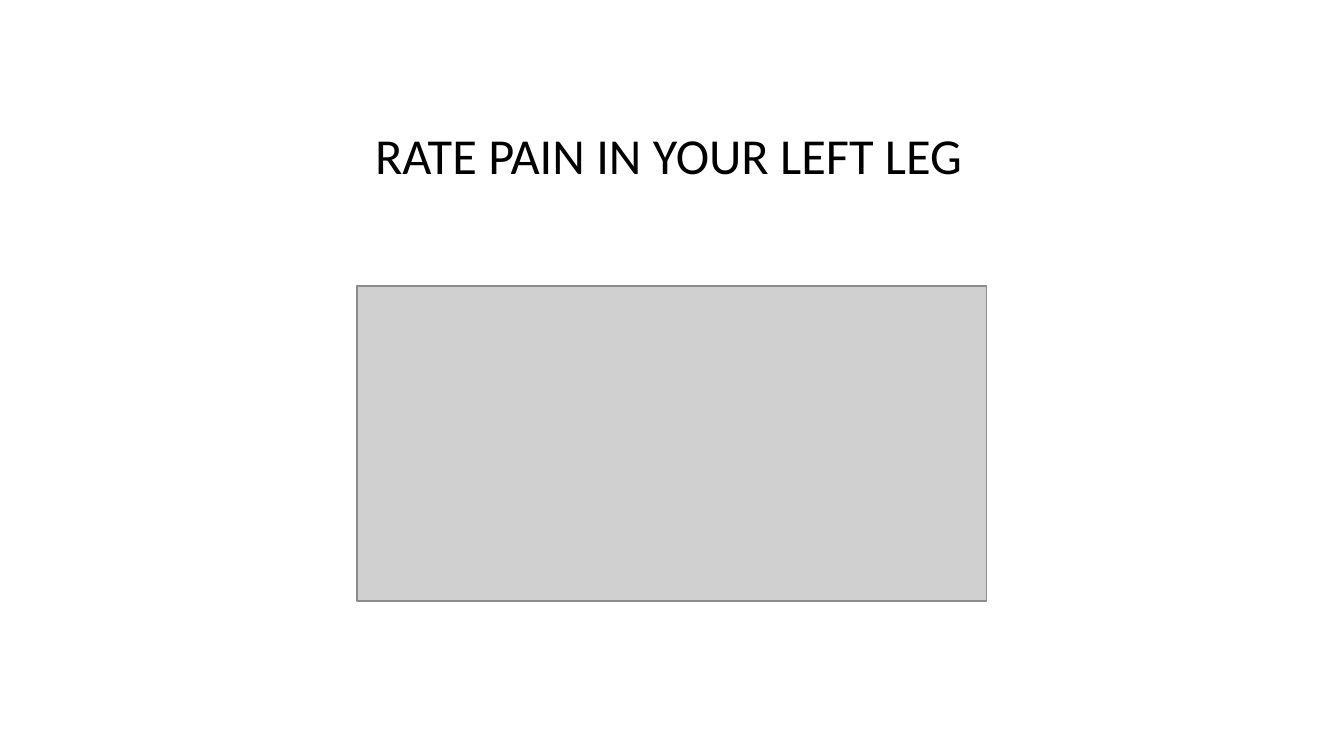
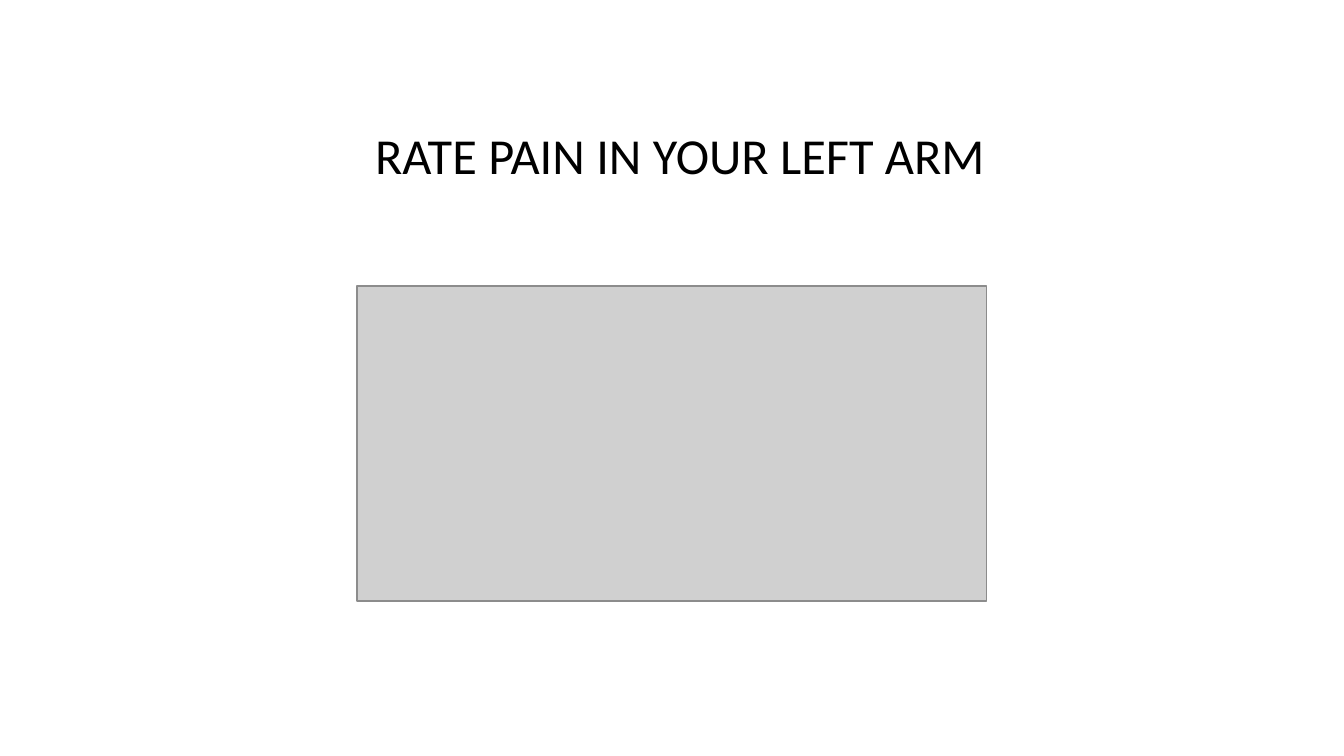
Before and after one commit to LabBench-Society/Protocols.Beta, a slide deck: slide 16 of docs/painEffort/Images.pptx. Drawn at 1344x756 pixels with LibreOffice and Linux fonts; fonts in the diff are those of the drawing; grey boxes stand for pictures. Boxes give left, top, right and bottom in pixels: in the first picture for what was removed or moved away, otherwise in the second. Text is boxed around its words. In the diff, an @@ line names an element or a change of style, - is before the commit and + after.

```diff
--- a/docs/painEffort/Images.pptx
+++ b/docs/painEffort/Images.pptx
@@ text at <box>375,141,984,175</box>: text changed @@
-RATE PAIN IN YOUR LEFT LEG
+RATE PAIN IN YOUR LEFT ARM
```
Also in this commit, not shown: 4 other slides changed, 11 other files.
